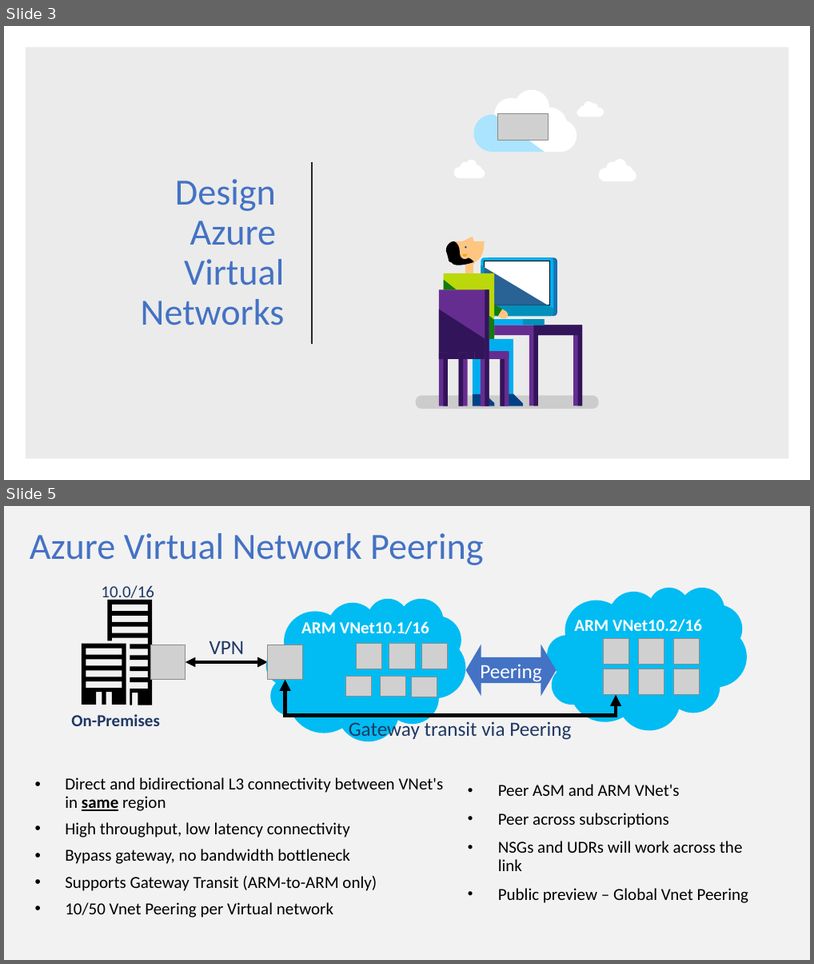
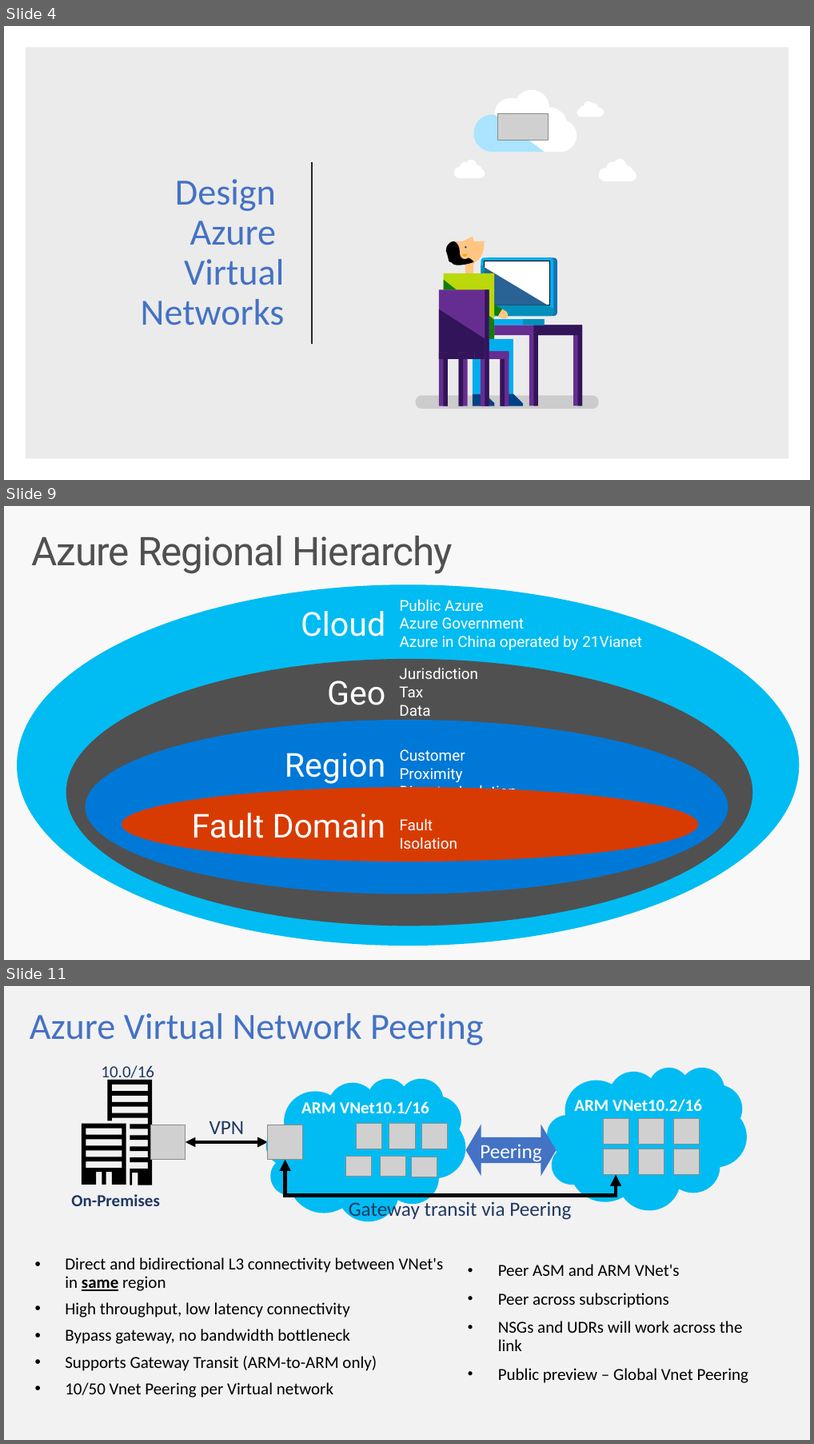
Before and after one commit to guruskill/70-535, a slide deck: Presentations/70-535-Design-Azure-Resource-Manager-ARM-Networking.pptx. Shown one above the other, each under a label of ours: slides 3 and 5 before the commit, slides 4, 9 and 11 after it; the slides between them are not shown. The pictures are 814x964 and 814x1444 pixels, drawn with LibreOffice and Linux fonts; fonts in the diff are those of the drawing; grey boxes stand for pictures. Boxes give left, top, right and bottom in pixels: in the first picture for what was removed or moved away, otherwise in the second. Text is boxed around its words. In the diff, an @@ line names an element or a change of style, - is before the commit and + after.

```diff
--- a/Presentations/70-535-Design-Azure-Resource-Manager-ARM-Networking.pptx
+++ b/Presentations/70-535-Design-Azure-Resource-Manager-ARM-Networking.pptx
@@ slide 9 added at (4,506,810,960), background #F8F8F8 @@
@@ title added at (31,536,453,574), 47 pt, text #505050 @@
+Azure Regional Hierarchy
@@ ellipse added at (17,584,799,945), fill #00BCF2 @@
@@ text added at (400,599,642,650), 18 pt, text #FFFFFF @@
+Public Azure
+Azure Government
+Azure in China operated by 21Vianet
@@ text added at (301,611,386,636), 39.2 pt, text #FFFFFF @@
+Cloud
@@ ellipse added at (66,659,754,926), fill #505050 @@
@@ text added at (399,668,478,721), 18 pt, text #FFFFFF @@
+Jurisdiction
+Tax
+Data Residency
@@ text added at (327,680,386,705), 39.2 pt, text #FFFFFF @@
+Geo
@@ ellipse added at (85,720,728,894), fill #0078D7 @@
@@ text added at (285,752,386,784), 39.2 pt, text #FFFFFF @@
+Region
@@ text added at (400,749,517,790), 18 pt, text #FFFFFF @@
+Customer Proximity
+Disaster Isolation
@@ ellipse added at (122,787,698,861), fill #D83B01 @@
@@ text added at (192,812,386,838), 39.2 pt, text #FFFFFF @@
+Fault Domain
@@ text added at (400,818,458,849), 18 pt, text #FFFFFF @@
+Fault Isolation
@@ what was slide 3 is now slide 4 @@
@@ what was slide 5 is now slide 11 @@
```
Also in this commit, not shown: 3 slides changed, 6 other slides added, 1 slide removed, 1 other file.
